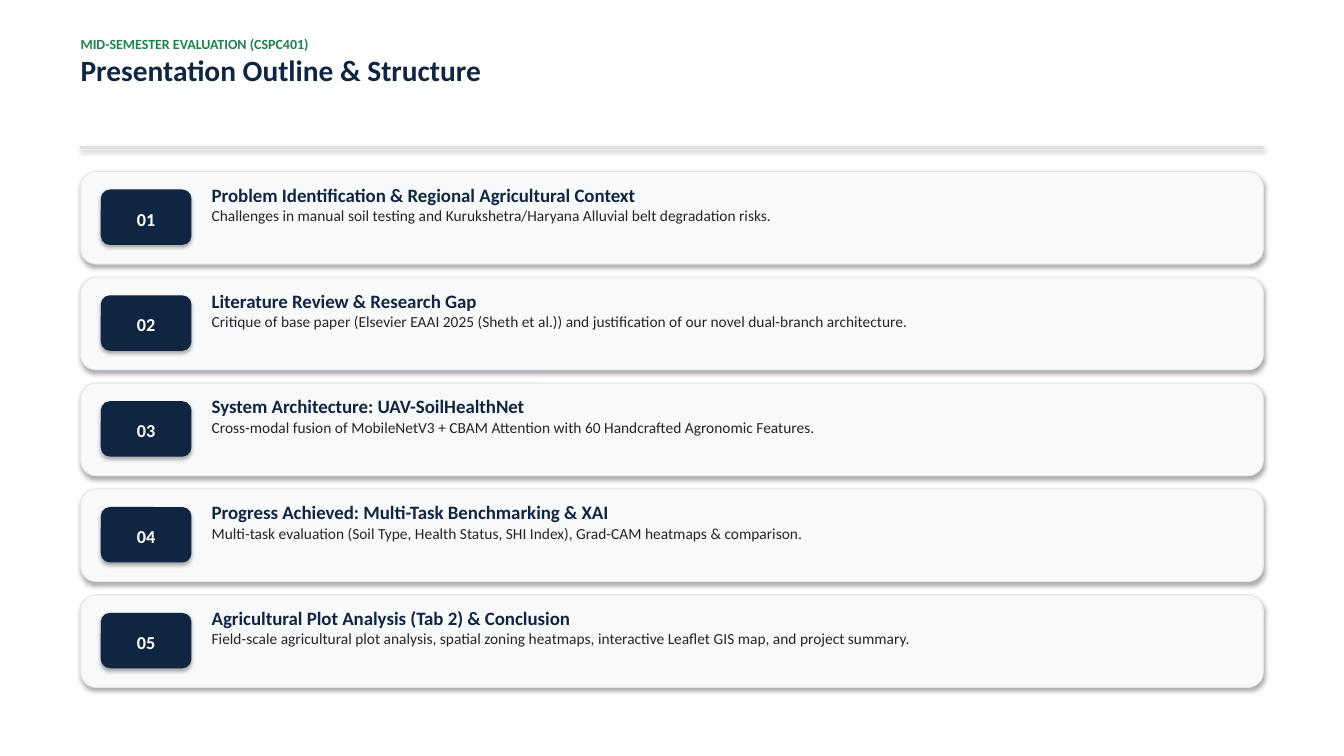
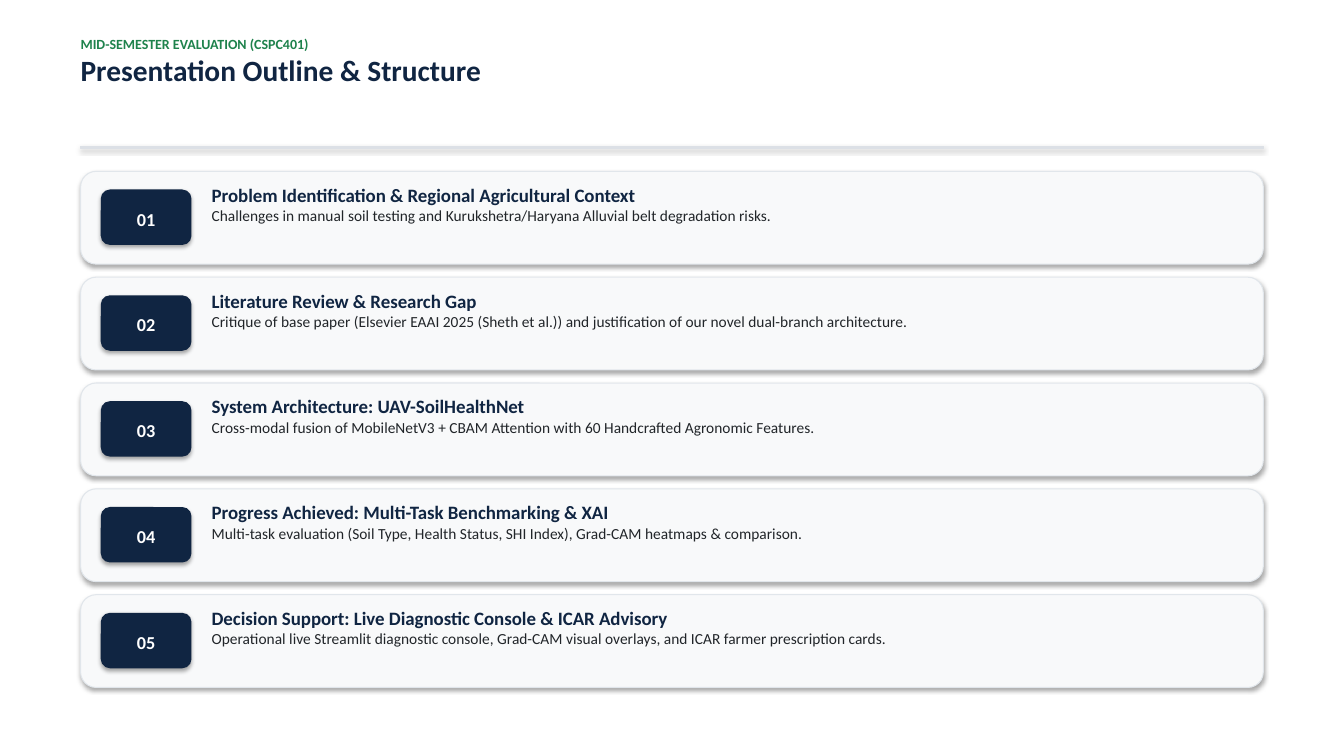
Before and after one commit to Naveen-Beniwal/soil-project1, a slide deck: slide 2 of Mid_Sem_Presentation_CSPC401.pptx. Drawn at 1344x756 pixels with LibreOffice and Linux fonts; fonts in the diff are those of the drawing. Boxes give left, top, right and bottom in pixels: in the first picture for what was removed or moved away, otherwise in the second. Text is boxed around its words. In the diff, an @@ line names an element or a change of style, - is before the commit and + after.

Commit message:
Streamline presentation and report for Mid-Sem 1: remove plot GIS mapping and future phase references, focusing strictly on 60-feature deep CNN, 7 soil types, and ICAR advisory

```diff
--- a/Mid_Sem_Presentation_CSPC401.pptx
+++ b/Mid_Sem_Presentation_CSPC401.pptx
@@ text at [212,611,886,647]: text changed @@
-Agricultural Plot Analysis (Tab 2) & Conclusion
-Field-scale agricultural plot analysis, spatial zoning heatmaps, interactive Leaflet GIS map, and project summary.
+Decision Support: Live Diagnostic Console & ICAR Advisory
+Operational live Streamlit diagnostic console, Grad-CAM visual overlays, and ICAR farmer prescription cards.
```
Also in this commit, not shown: 5 other slides changed, 2 slides removed, 3 other files.
